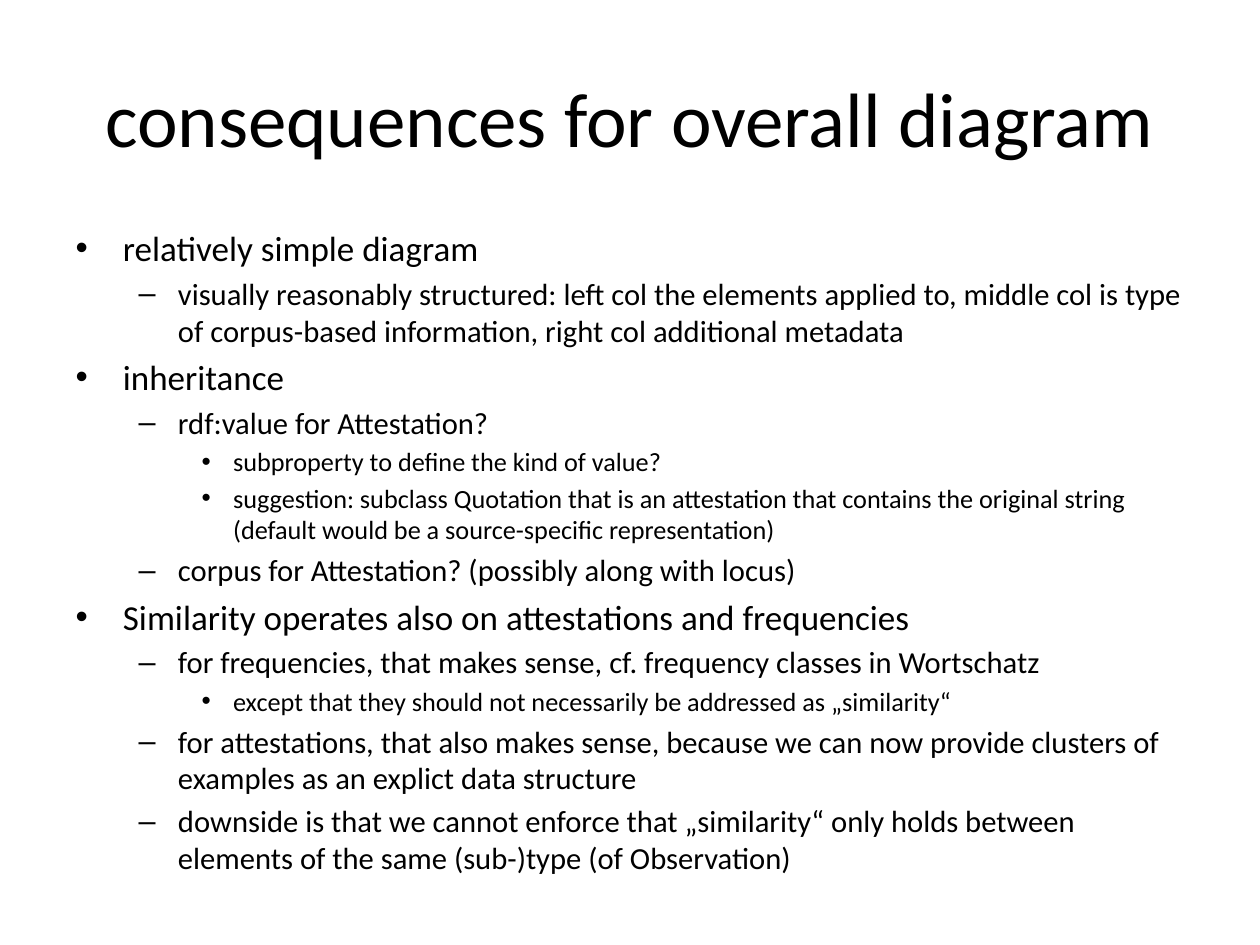
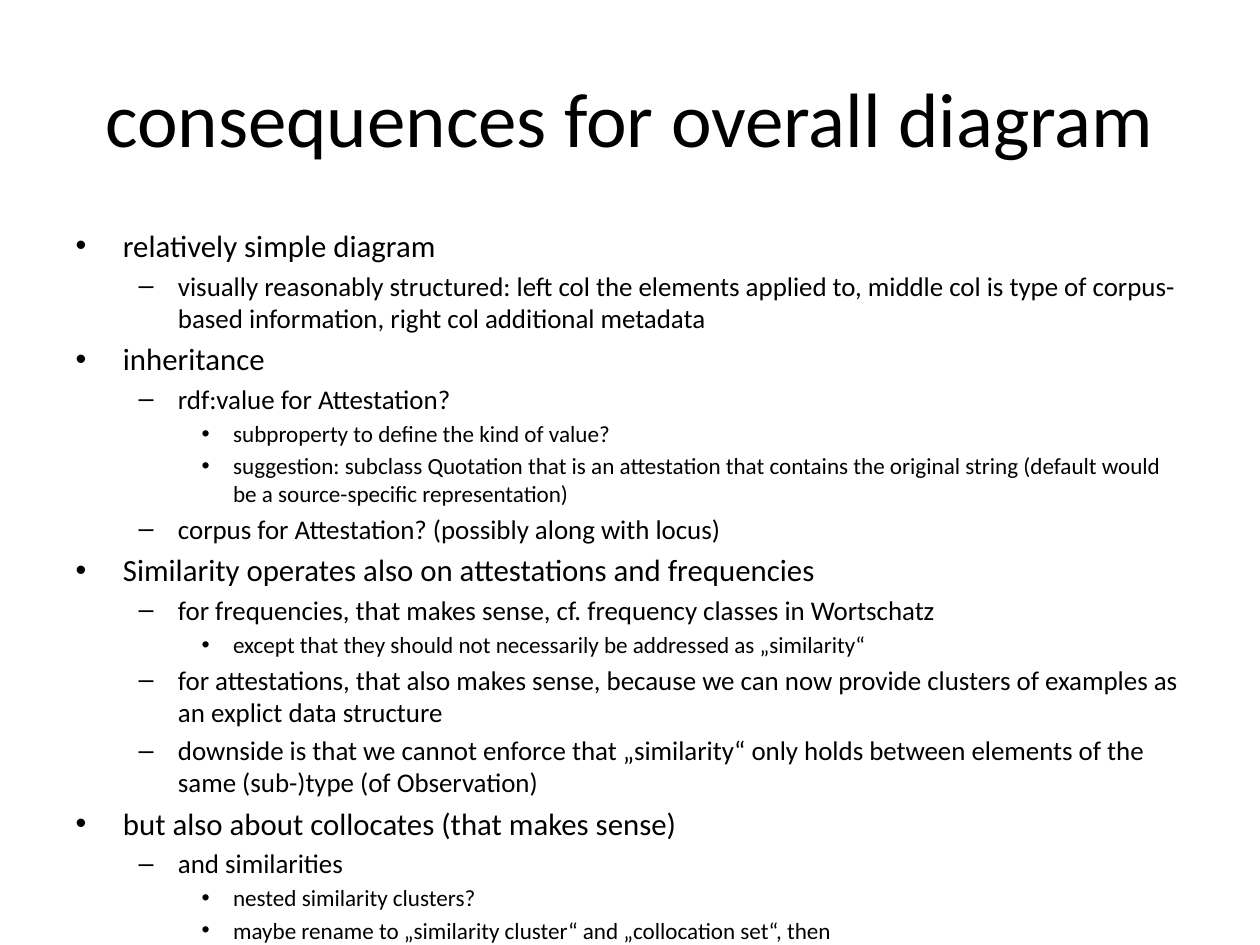
Before and after one commit to ontolex/frequency-attestation-corpus-information, a slide deck: slide 12 of img/source.pptx. Drawn at 1260x945 pixels with LibreOffice and Linux fonts; fonts in the diff are those of the drawing. Boxes give left, top, right and bottom in pixels: in the first picture for what was removed or moved away, otherwise in the second. Text is boxed around its words. In the diff, an @@ line names an element or a change of style, - is before the commit and + after.

```diff
--- a/img/source.pptx
+++ b/img/source.pptx
@@ text at <box>123,235,1177,797</box>: size 20 to 17.6 pt in "relatively simple diagram", "inheritance", "Similarity operates also on attestations and frequencies"; size 17.5 to 15.4 pt in "visually reasonably structured: left col the elements ...", "rdf:value for Attestation?", "corpus for Attestation? (possibly along with locus)", "for frequencies, that makes sense, cf. frequency ..." and 2 more places; size 15 to 13.2 pt in "subproperty to define the kind of value?", "suggestion: subclass Quotation that is an attestation ...", "except that they should not necessarily be ..." @@
@@ text at <box>123,812,676,839</box>: paragraphs added @@
+• but also about collocates (that makes sense)
+  – and similarities
+    • nested similarity clusters?
+    • maybe rename to „similarity cluster“ and „collocation set“, then
```
Also in this commit, not shown: 1 slide added.
